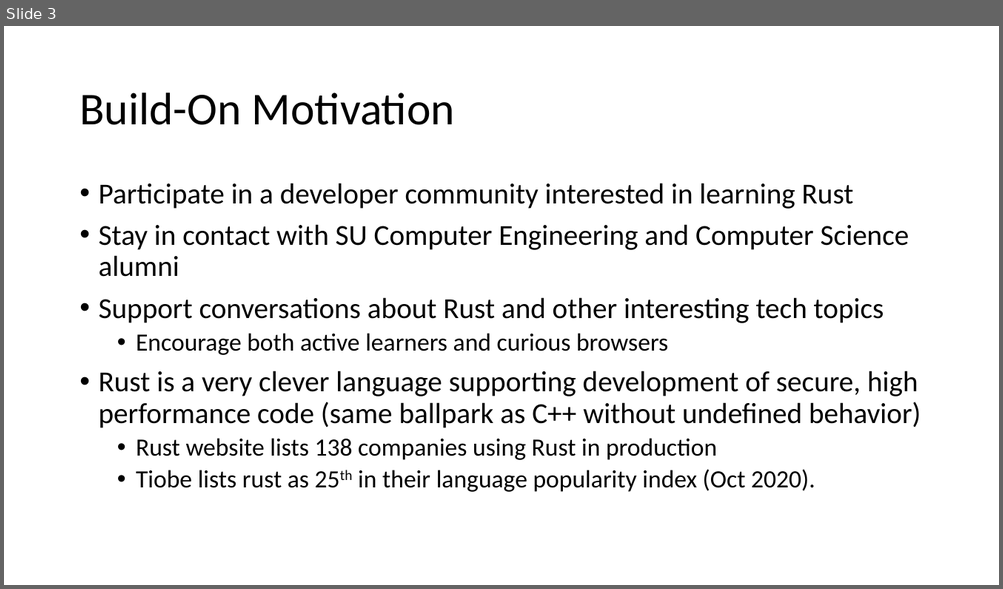
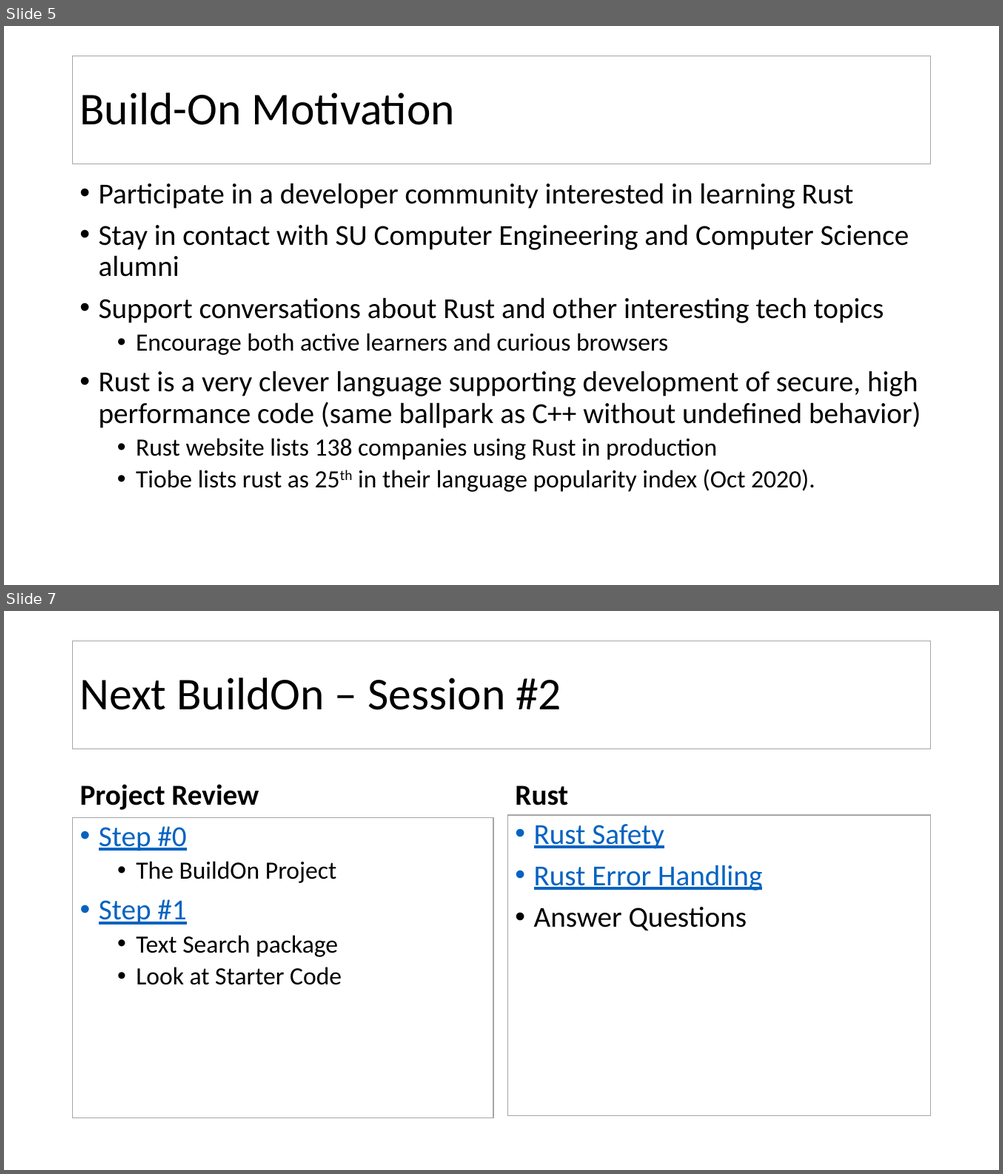
Before and after one commit to JimFawcett/BuildOn, a slide deck: Build-On.pptx. Shown one above the other, each under a label of ours: slide 3 before the commit, slides 5 and 7 after it; the slides between them are not shown. The pictures are 1003x589 and 1003x1174 pixels, drawn with LibreOffice and Linux fonts; fonts in the diff are those of the drawing. Boxes give left, top, right and bottom in pixels: in the first picture for what was removed or moved away, otherwise in the second. Text is boxed around its words. In the diff, an @@ line names an element or a change of style, - is before the commit and + after.

```diff
--- a/Build-On.pptx
+++ b/Build-On.pptx
@@ slide 7 added at (4,611,999,1170), background #FFFFFF @@
@@ title added at (73,641,930,749), fill #FFFFFF, outline #A5A5A5 1 pt, 44 pt, text #000000 @@
+Next BuildOn – Session #2
@@ text added at (80,784,259,810), 28 pt, text #000000, bold @@
+Project Review
@@ text added at (515,786,568,806), 28 pt, text #000000, bold @@
+Rust
@@ text added at (73,817,493,1119), fill #FFFFFF, outline #A5A5A5 1 pt, 24 pt, text #000000 @@
+• Step #0
+  • The BuildOn Project
+• Step #1
+  • Text Search package
+  • Look at Starter Code
@@ text added at (508,815,930,1116), fill #FFFFFF, outline #A5A5A5 1 pt, 28 pt, text #0563C1, underline @@
+• Rust Safety
+• Rust Error Handling
+• Answer Questions
@@ what was slide 3 is now slide 5 @@
@@ slide 5 changed as well @@
@@ title "Build-On Motivation": place and size @@
-title "Build-On Motivation" at (79,93,455,125)
+title "Build-On Motivation" at (73,56,930,164)
@@ title "Build-On Motivation" at (73,56,930,164): fill none to #FFFFFF; outline none to #A5A5A5 1 pt @@
```
Also in this commit, not shown: 2 other slides changed, 6 other slides added, 1 other file.
